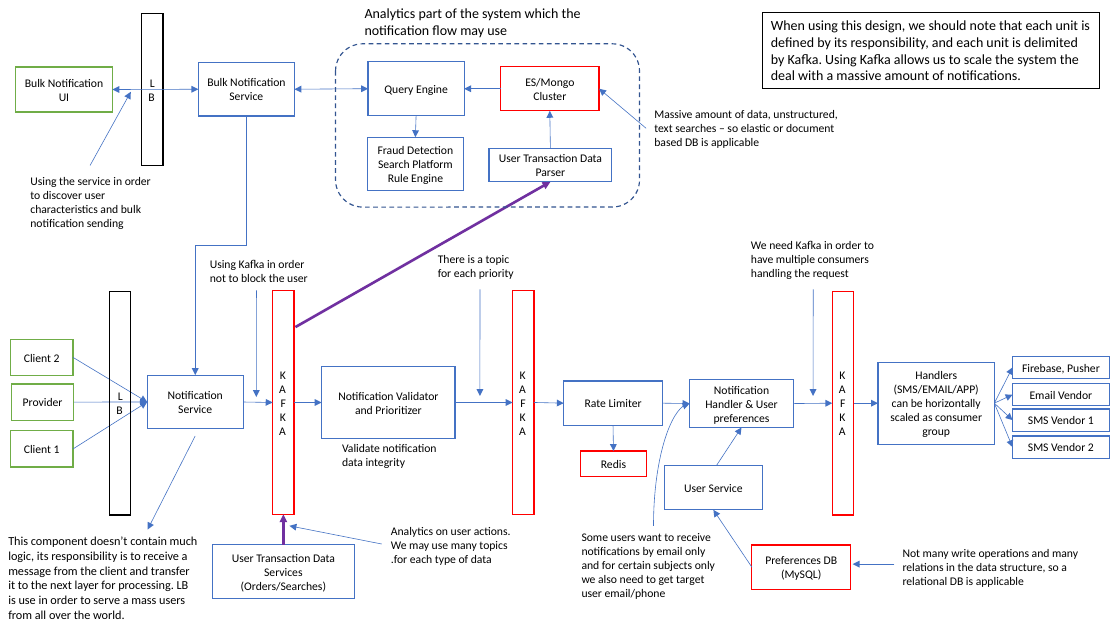
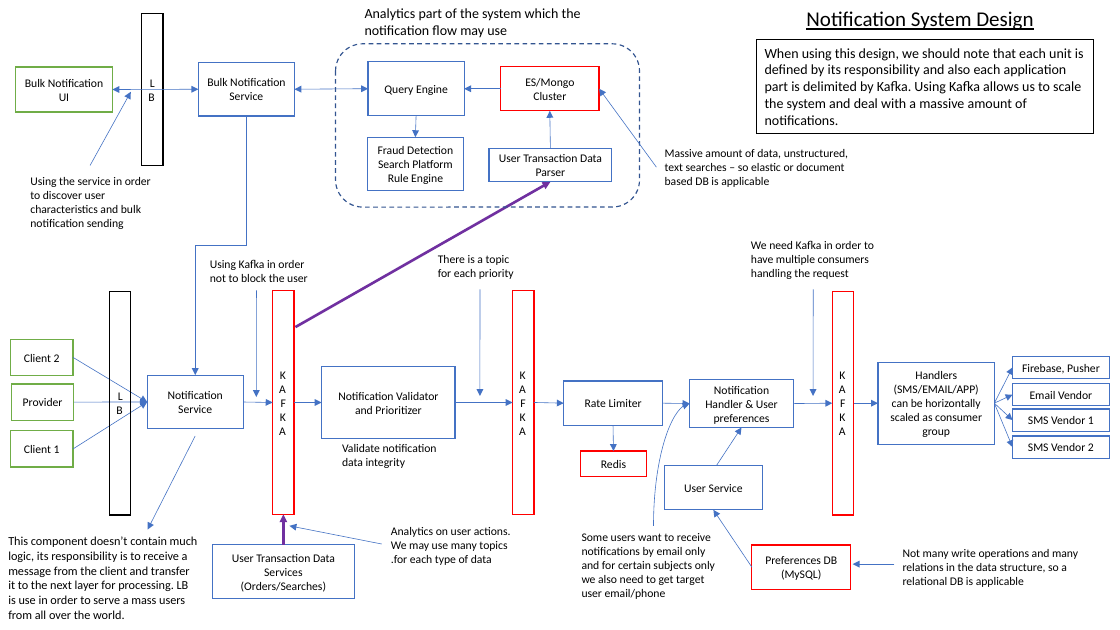
Before and after one commit to IdanArgaman/System_Design, a slide deck: slide 1 of Notification System Design.pptx. Drawn at 1120x630 pixels with LibreOffice and Linux fonts; fonts in the diff are those of the drawing. Boxes give left, top, right and bottom in pixels: in the first picture for what was removed or moved away, otherwise in the second. Text is boxed around its words. In the diff, an @@ line names an element or a change of style, - is before the commit and + after.

```diff
--- a/Notification System Design.pptx
+++ b/Notification System Design.pptx
@@ text added at bbox=[806, 11, 1033, 30], 18 pt, text #000000, underline @@
+Notification System Design
@@ rectangle "When using this design, we ...": place and size @@
-rectangle "When using this design, we ..." at bbox=[763, 13, 1100, 89]
+rectangle "When using this design, we ..." at bbox=[756, 40, 1093, 134]
@@ text in rectangle at bbox=[765, 48, 1084, 125]: text changed @@
-When using this design, we should note that each unit is defined by its responsibility, and each unit is delimited by Kafka. Using Kafka allows us to scale the system the deal with a massive amount of notifications.
+When using this design, we should note that each unit is defined by its responsibility and also each application part is delimited by Kafka. Using Kafka allows us to scale the system and deal with a massive amount of notifications.
@@ arrow moved from (646, 129) - (599, 89) to (656, 167) - (599, 89) @@
@@ text "Massive amount of data, unstructured, ...": place and size @@
-text "Massive amount of data, unstructured, ..." at bbox=[654, 110, 837, 148]
+text "Massive amount of data, unstructured, ..." at bbox=[665, 149, 848, 187]
```
Also in this commit, not shown: 1 slide added.
